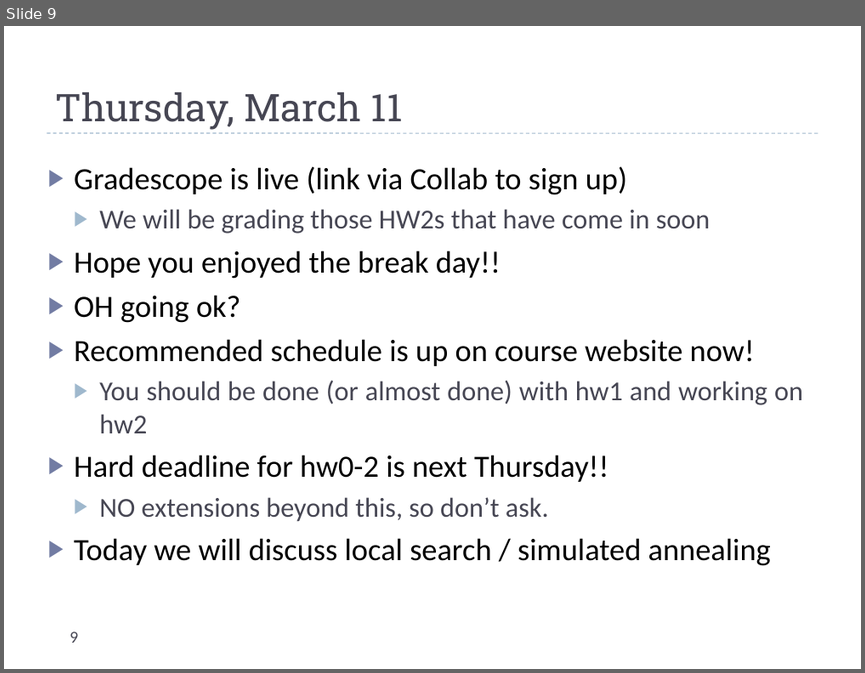
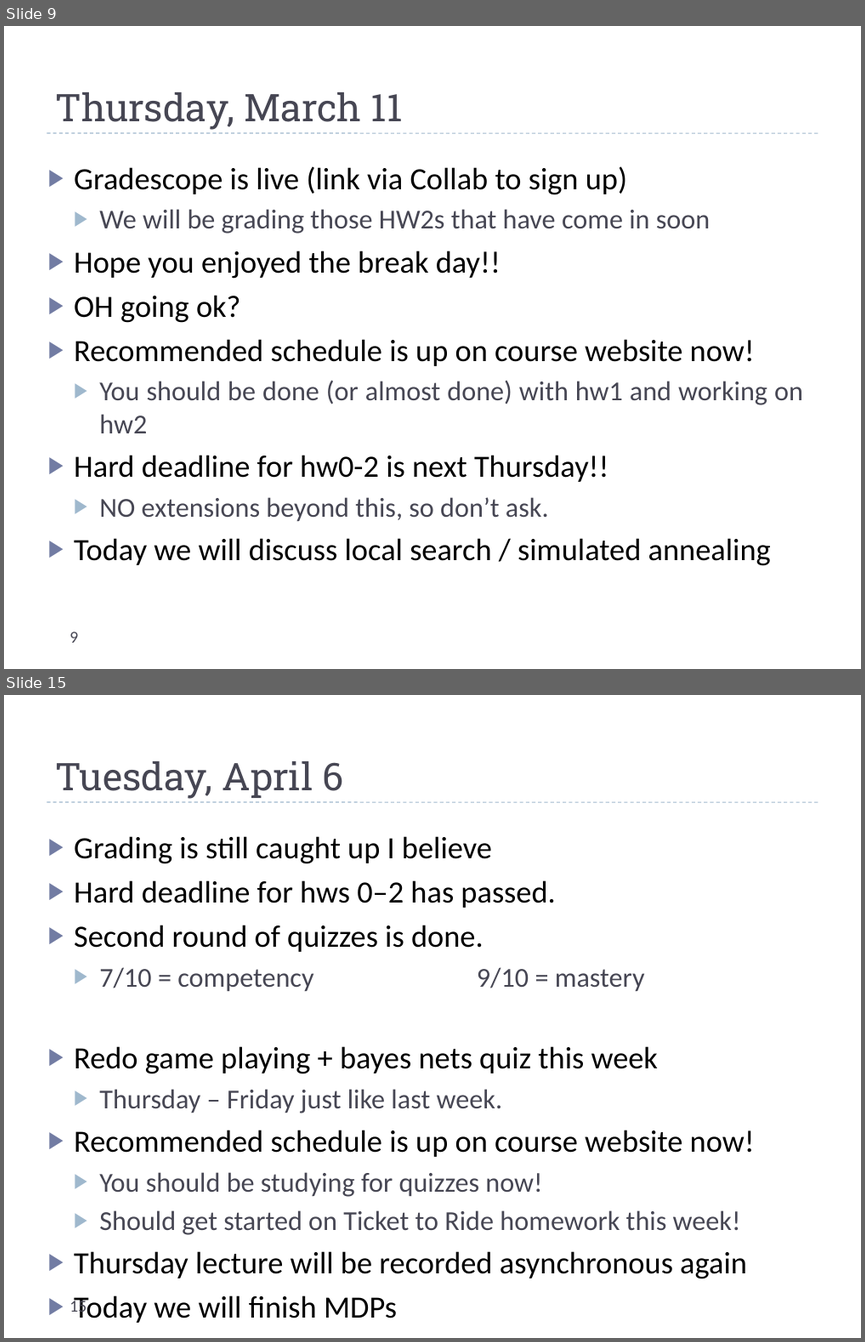
Before and after one commit to markfloryan/AI, a slide deck: slides/dailyannouncements.pptx. Shown one above the other, each under a label of ours: slide 9 before the commit, slides 9 and 15 after it; the slides between them are not shown. The pictures are 865x673 and 865x1342 pixels, drawn with LibreOffice and Linux fonts; fonts in the diff are those of the drawing. Boxes give left, top, right and bottom in pixels: in the first picture for what was removed or moved away, otherwise in the second. Text is boxed around its words. In the diff, an @@ line names an element or a change of style, - is before the commit and + after.

Commit message:
some slides. Fix to TTR homeworks

```diff
--- a/slides/dailyannouncements.pptx
+++ b/slides/dailyannouncements.pptx
@@ slide 15 added at (4, 695, 861, 1338), background #FFFFFF; not listed: 1 template element that a slide beside it also shows @@
@@ title added at (55, 761, 344, 799), 32 pt, text #464653 @@
+Tuesday, April 6
@@ text added at (74, 836, 755, 1318), 26 pt, text #000000 @@
+▶ Grading is still caught up I believe
+▶ Hard deadline for hws 0–2 has passed.
+▶ Second round of quizzes is done.
+  ▶ 7/10 = competency 9/10 = mastery
+▶ Redo game playing + bayes nets quiz this week
+  ▶ Thursday – Friday just like last week.
+▶ Recommended schedule is up on course website now!
+  ▶ You should be studying for quizzes now!
+  ▶ Should get started on Ticket to Ride homework this week!
+▶ Thursday lecture will be recorded asynchronous again
+▶ Today we will finish MDPs
@@ page number added at (69, 1298, 86, 1316), 14 pt, text #464653 @@
+15
```
Also in this commit, not shown: 6 other slides added, 18 other files.
